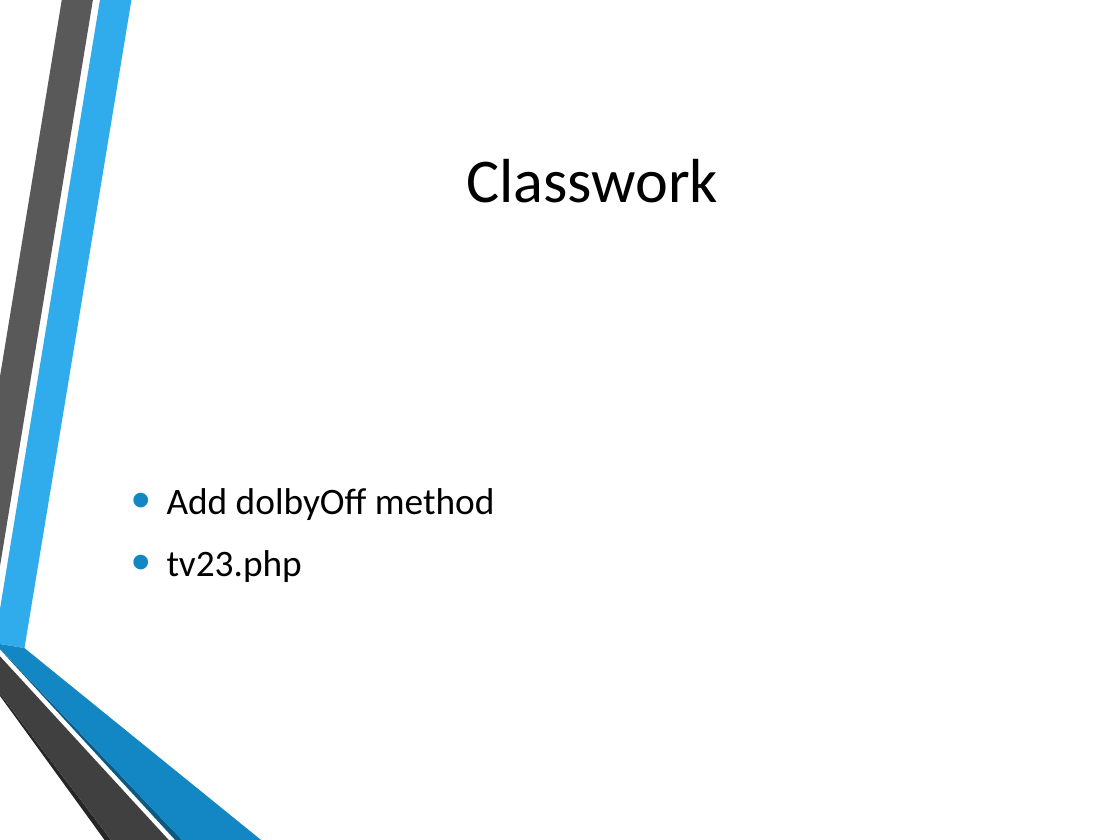
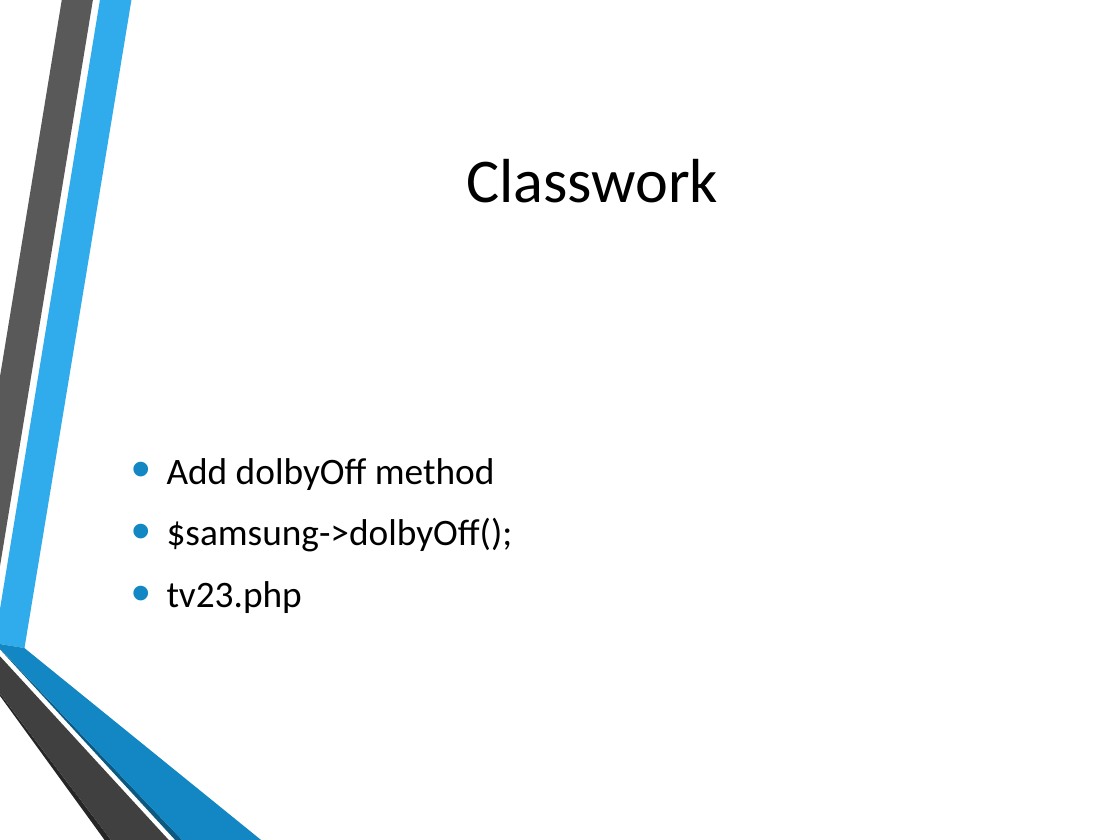
Before and after one commit to hatted/fevaworks-php, a slide deck: slide 18 of php-fw7/lesson7a-tv.pptx (slide 19 before the commit). Drawn at 1120x840 pixels with LibreOffice and Linux fonts; fonts in the diff are those of the drawing; background and template pictures are left out. Boxes give left, top, right and bottom in pixels: in the first picture for what was removed or moved away, otherwise in the second. Text is boxed around its words. In the diff, an @@ line names an element or a change of style, - is before the commit and + after.

```diff
--- a/php-fw7/lesson7a-tv.pptx
+++ b/php-fw7/lesson7a-tv.pptx
@@ text at [167, 518, 513, 552]: paragraph added @@
+• $samsung->dolbyOff();
```
Also in this commit, not shown: 1 slide added, 1 slide removed, 7 other files.
